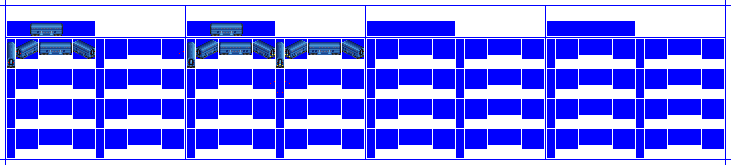
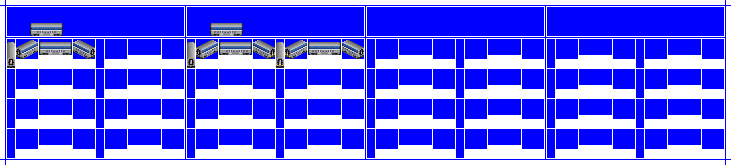
Revision of a layered 731 × 165 image; what changed, layer by layer:
added layer "Lights copy" above "Lights" over [270, 54, 290, 66]
hid "Lights", painted on it over [8, 51, 290, 93]
added layer "CC1 copy #2" above "Liv0" over [7, 23, 364, 66]
hid "CC1" over [7, 23, 364, 66]
painted on "Background" over [7, 7, 724, 36]